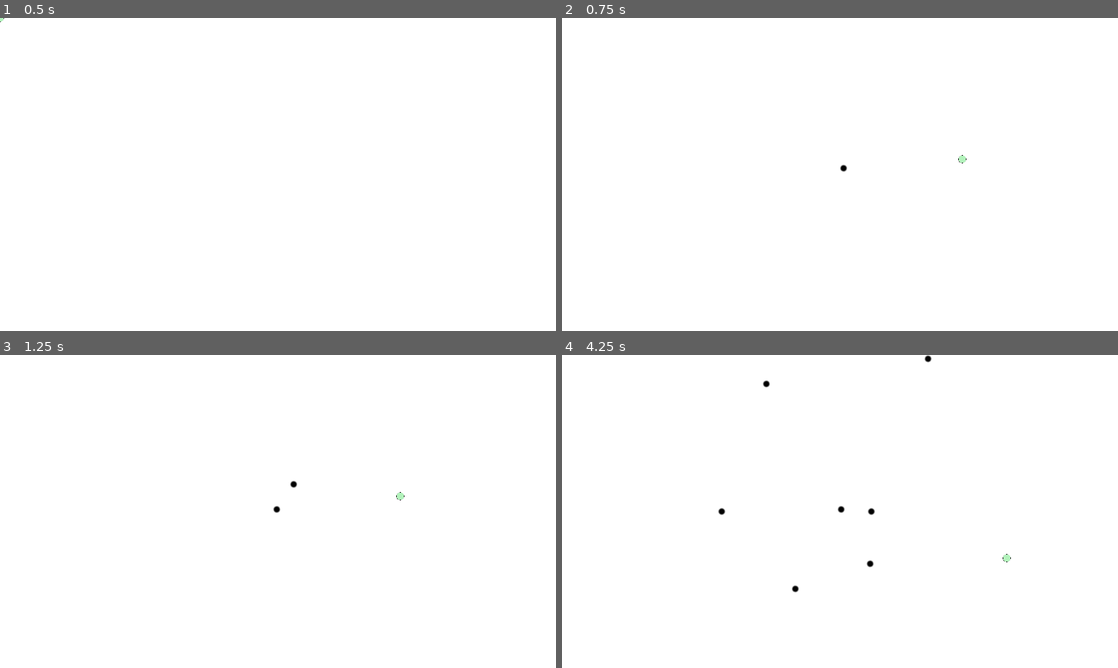
Above: before the commit, frames 1-4 (two rows, left to right).
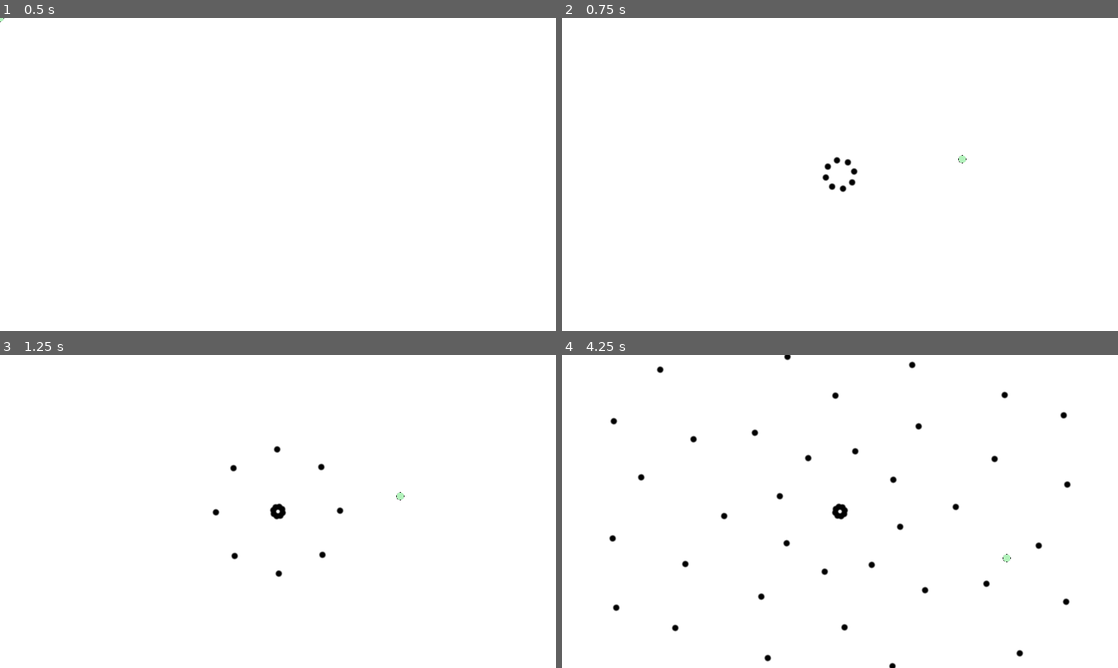
Above: after the commit, the same moments.

Repository: 0x42697262/Danmaku-Deconstruction
Game: Godot game, scene res://scenes/world/gameplay.tscn
Same seed, same stepped clock (60 frames per second), same inputs: the game is played once before the commit and once after it. After the commit the project has no main scene; this scene is started directly in both runs.
Inputs (mouse positions are in pixels of both pictures, inside the frame that each line leads up to):
- Up to frame 1 (0.5 s): no input
- Up to frame 2 (0.75 s): tap Enter at 0.5 s; move the mouse to (962, 158) at 0.52 s
- Up to frame 3 (1.25 s): no input
- Up to frame 4 (4.25 s): move the mouse to (728, 527) at 1.27 s; move the mouse to (895, 442) at 2.02 s; move the mouse to (812, 574) at 2.77 s; move the mouse to (1006, 558) at 3.52 s

Frame 1 is identical in both runs. In frame 2, 0.2% of the frame differs, in the area x 46-54%, y 44-56%; in frame 3, 0.3%; in frame 4, 1.1%, in the area x 8-92%, y 0-100%.

Commit message:
clean up

Diff:
--- a/project.godot
+++ b/project.godot
@@ -16,10 +16,6 @@
 config/features=PackedStringArray("4.1", "Forward Plus")
 run/max_fps=60
 config/icon="res://icon.svg"
-
-[autoload]
-
-Helper="*res://scripts/autoloads/helper.gd"
 
 [debug]
 
--- a/scenes/handlers/game_world.gd
+++ /dev/null
@@ -1,11 +0,0 @@
-extends Node2D
-
-
-# Called when the node enters the scene tree for the first time.
-func _ready():
-	pass # Replace with function body.
-
-
-# Called every frame. 'delta' is the elapsed time since the previous frame.
-func _process(delta):
-	pass
--- a/scenes/handlers/gui.gd
+++ /dev/null
@@ -1,11 +0,0 @@
-extends Control
-
-
-# Called when the node enters the scene tree for the first time.
-func _ready():
-	pass
-
-var game = preload("res://scenes/world/gameplay.tscn")
-
-func _on_button_pressed():
-	get_tree().change_scene_to_packed(game)
--- a/scenes/main.gd
+++ /dev/null
@@ -1,34 +0,0 @@
-## Game Manager
-##
-## This script should handle everything which should be loaded first in the game.
-##
-## Currently handles:
-## - GUI
-##
-## Should handle:
-## - Scene Transitions
-## - Gameplay
-## - Entities
-## - Networking Multiplayer
-## - Audio
-## - Modules
-##
-## Autoloads should be added in the /scripts/autoloads directory then add the
-## script on the project settings autoload
-##
-## The /scripts directory should be independent of any scenes. Scripts for the
-## scenes should be placed on the same directory as the scene itself.
-##
-## Play Area: 800px x 598px
-
-extends Node
-
-
-
-# Called when the node enters the scene tree for the first time.
-func _ready():
-	pass
-
-# Called every frame. 'delta' is the elapsed time since the previous frame.
-func _process(delta):
-	pass
--- a/scenes/main.tscn
+++ /dev/null
@@ -1,30 +0,0 @@
-[gd_scene load_steps=4 format=3 uid="uid://bk6kokgom4xvf"]
-
-[ext_resource type="Script" path="res://scenes/main.gd" id="1_ud4do"]
-[ext_resource type="Script" path="res://scenes/handlers/game_world.gd" id="2_ej3mh"]
-[ext_resource type="Script" path="res://scenes/handlers/gui.gd" id="3_gk2uj"]
-
-[node name="main" type="Node"]
-script = ExtResource("1_ud4do")
-
-[node name="game_world" type="Node2D" parent="."]
-script = ExtResource("2_ej3mh")
-
-[node name="gui" type="Control" parent="."]
-layout_mode = 3
-anchors_preset = 15
-anchor_right = 1.0
-anchor_bottom = 1.0
-grow_horizontal = 2
-grow_vertical = 2
-script = ExtResource("3_gk2uj")
-
-[node name="Button" type="Button" parent="gui"]
-layout_mode = 0
-offset_left = 53.0
-offset_top = 45.0
-offset_right = 94.0
-offset_bottom = 76.0
-text = "play"
-
-[connection signal="pressed" from="gui/Button" to="gui" method="_on_button_pressed"]
--- a/scenes/world/gameplay.tscn
+++ b/scenes/world/gameplay.tscn
@@ -22,3 +22,6 @@
 
 [node name="spawner" parent="." instance=ExtResource("3_l1elf")]
 position = Vector2(576, 324)
+number_of_bullets = 8
+bullet_speed = 200
+rotation_change = -45
--- a/scripts/autoloads/helper.gd
+++ /dev/null
@@ -1,7 +0,0 @@
-extends Node
-
-func rotate_vector(vector: Vector2, degrees: float) -> Vector2:
-	var radians = deg_to_rad(degrees)
-	var x = vector.x * cos(radians) - vector.y * sin(radians)
-	var y = vector.x * sin(radians) + vector.y * cos(radians)
-	return Vector2(x, y)
Not shown, removed: docs/Project Settings.md
Not shown, removed: docs/Scenes/main_menu.md
